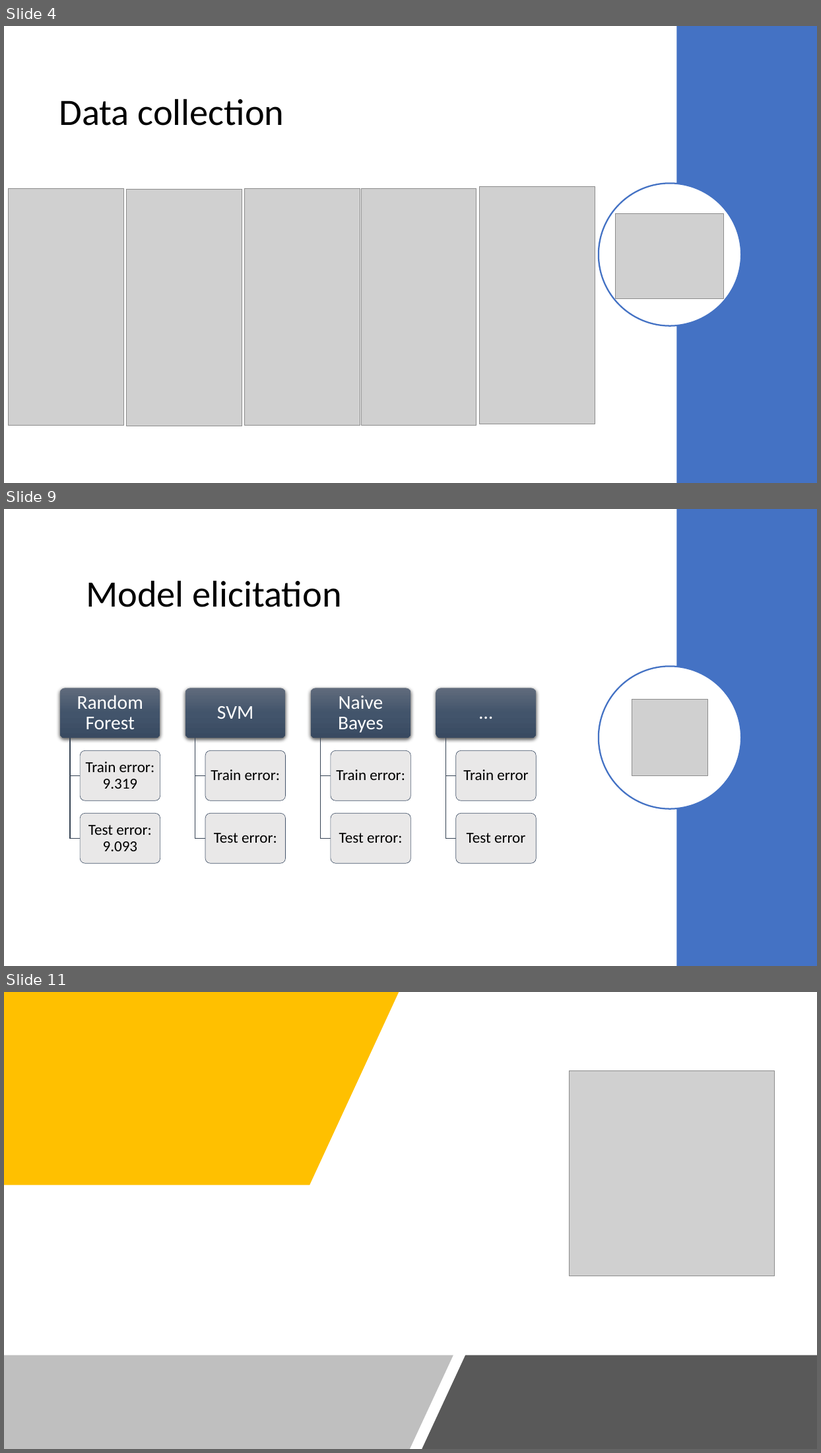
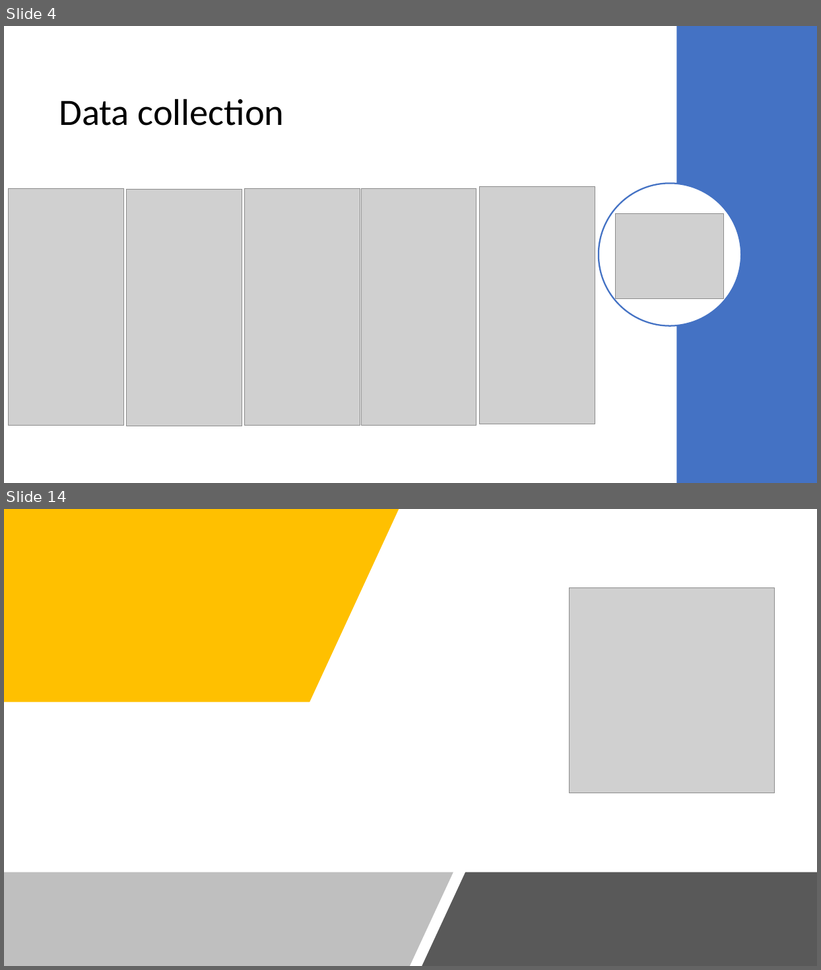
Before and after one commit to cerniello/WalkingPatternClassification_SL, a slide deck: Presentation Group 13.pptx. Shown one above the other, each under a label of ours: slides 4, 9 and 11 before the commit, slides 4 and 14 after it; the slides between them are not shown. The pictures are 821x1453 and 821x970 pixels, drawn with LibreOffice and Linux fonts; fonts in the diff are those of the drawing; grey boxes stand for pictures. Boxes give left, top, right and bottom in pixels: in the first picture for what was removed or moved away, otherwise in the second. Text is boxed around its words. In the diff, an @@ line names an element or a change of style, - is before the commit and + after.

```diff
--- a/Presentation Group 13.pptx
+++ b/Presentation Group 13.pptx
@@ slide 9 removed at (4,509,817,966), background #FFFFFF @@
@@ rectangle removed at (677,509,817,966) @@
@@ title removed at (86,580,341,607) @@
-Model elicitation
@@ ellipse removed at (599,666,741,809) @@
@@ picture removed at (632,699,708,776) @@
@@ group removed at (60,689,537,863): 12 rounded rectangles, 12 texts, 8 freeform shapes @@
-Random Forest
-Train error: 9.319
-Test error: 9.093
-SVM
-Train error:
-Test error:
-Naive Bayes
-Train error:
-Test error:
-…
-Train error
-Test error
@@ what was slide 11 is now slide 14 @@
```
Also in this commit, not shown: 5 slides changed, 6 slides added, 2 other slides removed.
